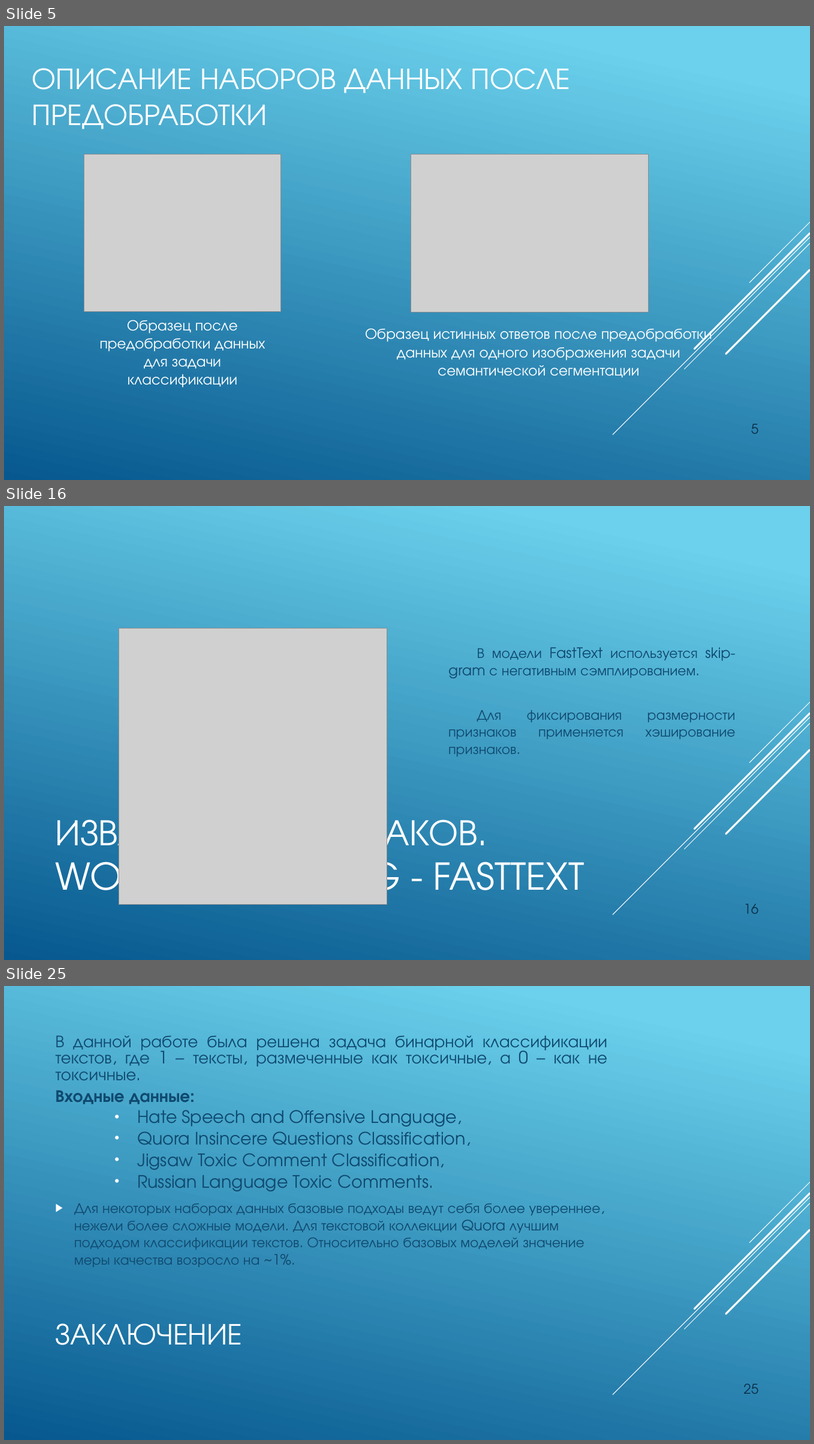
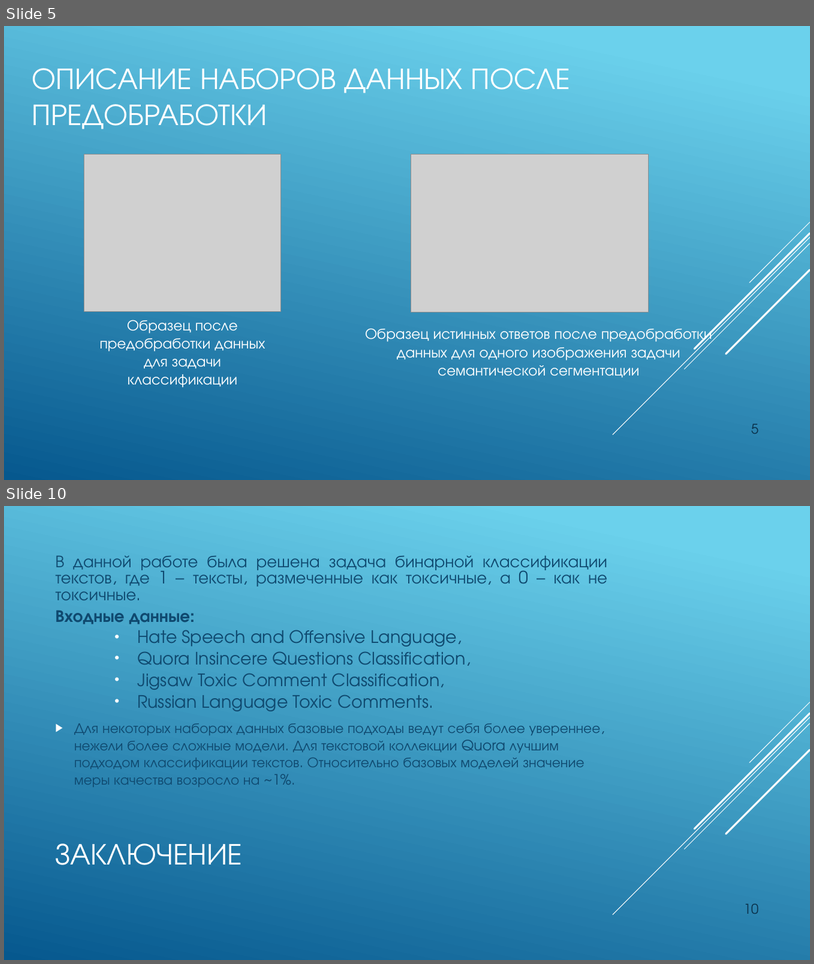
Before and after one commit to JacKira/Airbus_ship_detection, a slide deck: Отчет/ВКР презентация.pptx. Shown one above the other, each under a label of ours: slides 5, 16 and 25 before the commit, slides 5 and 10 after it; the slides between them are not shown. The pictures are 814x1444 and 814x964 pixels, drawn with LibreOffice and Linux fonts; fonts in the diff are those of the drawing; grey boxes stand for pictures. Boxes give left, top, right and bottom in pixels: in the first picture for what was removed or moved away, otherwise in the second. Text is boxed around its words. In the diff, an @@ line names an element or a change of style, - is before the commit and + after.

```diff
--- a/Отчет/ВКР презентация.pptx
+++ b/Отчет/ВКР презентация.pptx
@@ slide 16 removed at box(4, 506, 810, 960), background gradient #6ED2EB to #06588E; not listed: 5 template elements that a slide beside it also shows @@
@@ picture removed at box(119, 628, 387, 904) @@
@@ text removed at box(449, 647, 736, 739) @@
-В модели FastText используется skip-gram с негативным сэмплированием.
-Для фиксирования размерности признаков применяется хэширование признаков.
@@ title removed at box(56, 812, 585, 907) @@
-ИЗВЛЕЧЕНИЕ ПРИЗНАКОВ. WORD EMBEDDING - FASTTEXT
@@ page number removed at box(744, 903, 759, 913) @@
-16
@@ what was slide 25 is now slide 10 @@
@@ page number at box(744, 903, 759, 913): text changed @@
-25
+10
```
Also in this commit, not shown: 2 slides changed, 2 slides added, 16 other slides removed, 2 other files.
